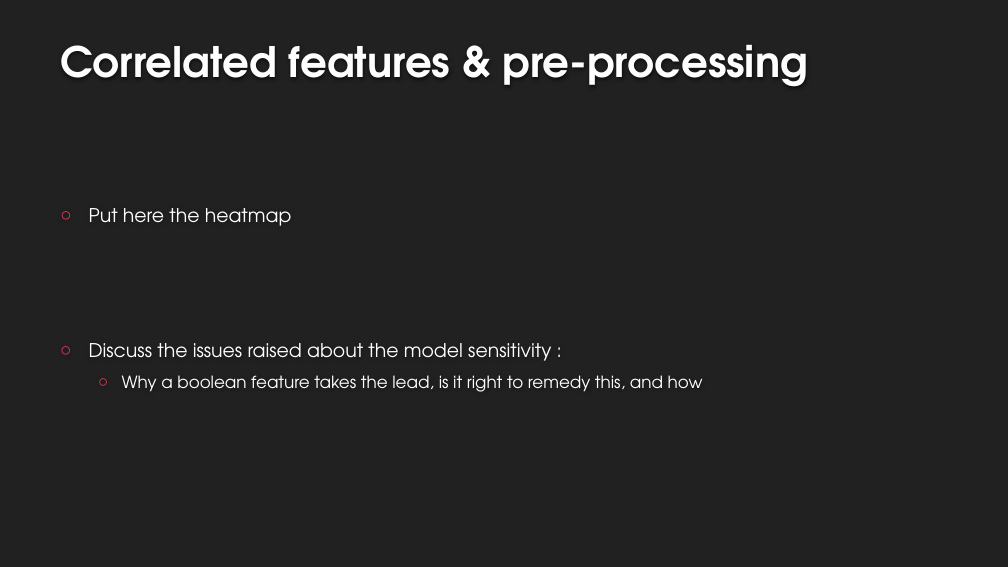
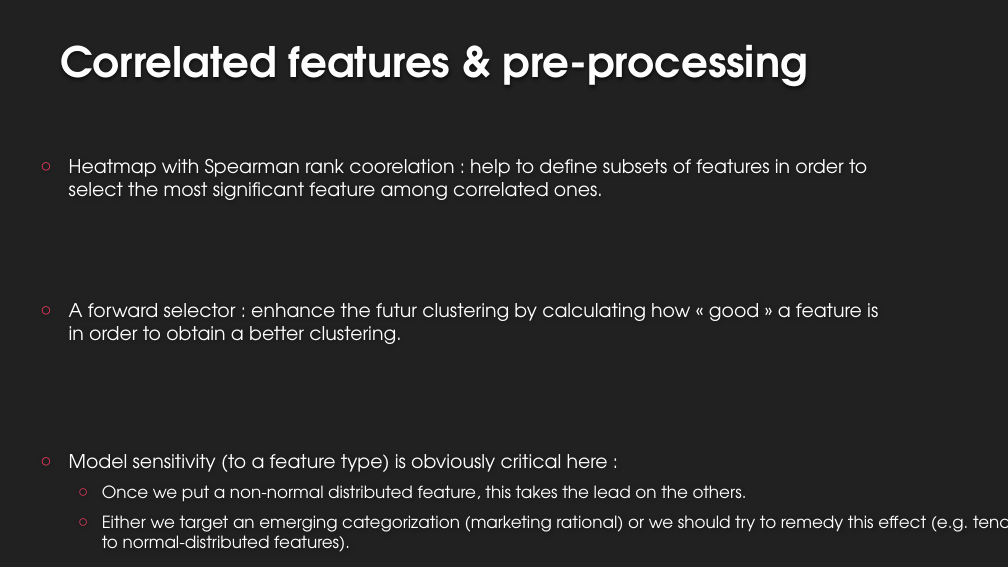
Before and after one commit to EtienneLardeur/P5_CustomerSegmentation, a slide deck: slide 7 of P5Olist_Présentation_initiale.pptx (slide 6 before the commit). Drawn at 1008x567 pixels with LibreOffice and Linux fonts; fonts in the diff are those of the drawing; background and template pictures are left out. Boxes give left, top, right and bottom in pixels: in the first picture for what was removed or moved away, otherwise in the second. Text is boxed around its words. In the diff, an @@ line names an element or a change of style, - is before the commit and + after.

```diff
--- a/P5Olist_Présentation_initiale.pptx
+++ b/P5Olist_Présentation_initiale.pptx
@@ text at [69,159,867,200]: text changed @@
-○ Put here the heatmap
+○ Heatmap with Spearman rank coorelation : help to define subsets of features in order to select the most significant feature among correlated ones.
@@ text added at [69,303,878,344], 18 pt, text #FFFFFF @@
+○ A forward selector : enhance the futur clustering by calculating how « good » a feature is in order to obtain a better clustering.
@@ text at [69,454,969,552]: text changed @@
-○ Discuss the issues raised about the model sensitivity :
-  ○ Why a boolean feature takes the lead, is it right to remedy this, and how
+○ Model sensitivity (to a feature type) is obviously critical here :
+  ○ Once we put a non-normal distributed feature, this takes the lead on the others.
+  ○ Either we target an emerging categorization (marketing rational) or we should try to remedy this effect (e.g. tends to normal-distributed features).
```
Also in this commit, not shown: 5 other slides changed, 2 slides added, 1 slide removed.
